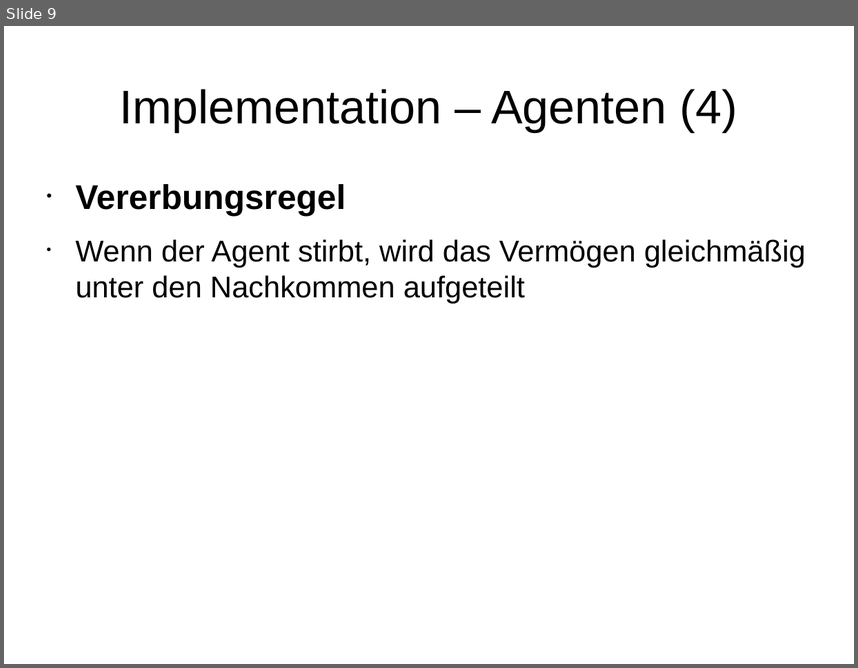
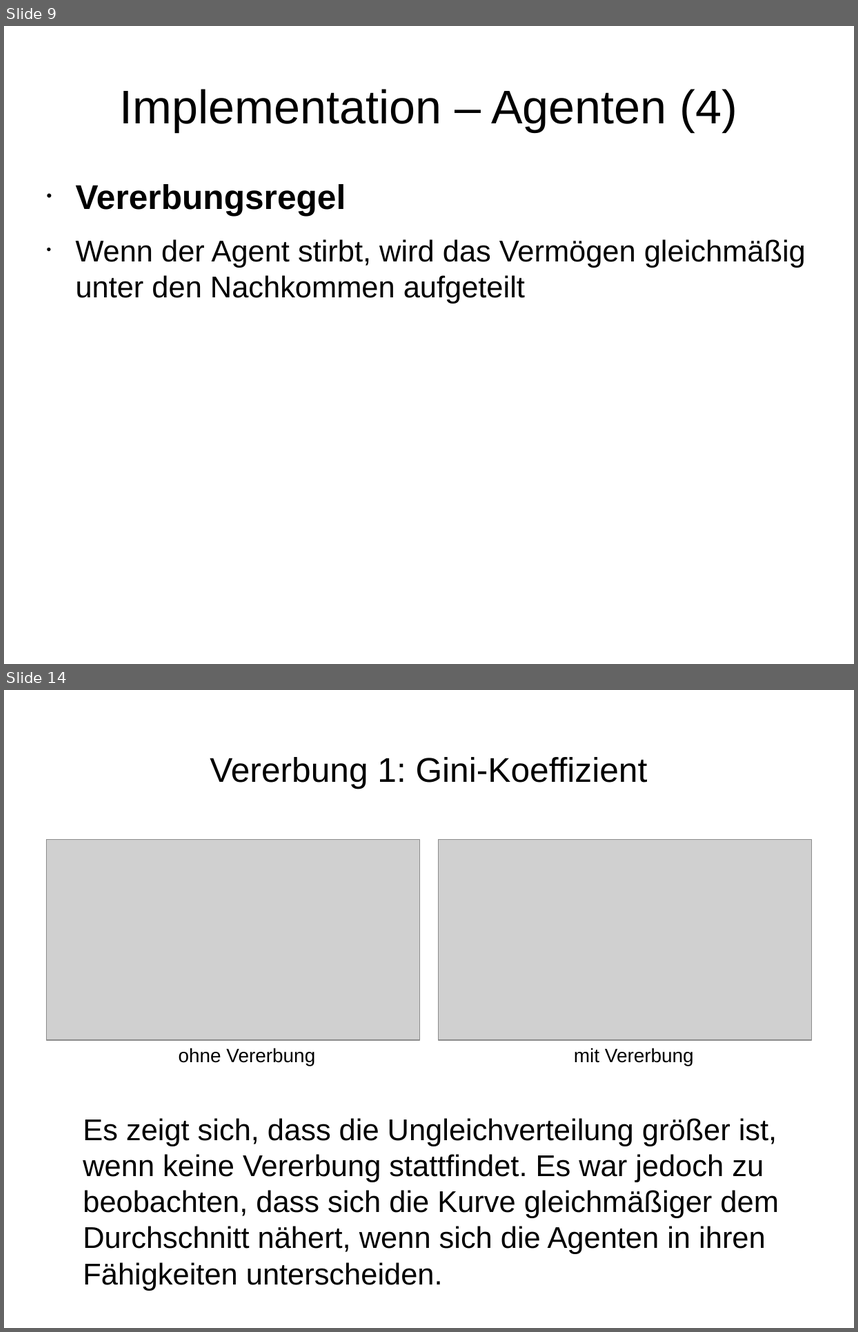
Before and after one commit to wsmirnow/Sugarscape, a slide deck: Presentation/Presentation.odp. Shown one above the other, each under a label of ours: slide 9 before the commit, slides 9 and 14 after it; the slides between them are not shown. The pictures are 858x668 and 858x1332 pixels, drawn with LibreOffice and Linux fonts; fonts in the diff are those of the drawing; grey boxes stand for pictures. Boxes give left, top, right and bottom in pixels: in the first picture for what was removed or moved away, otherwise in the second. Text is boxed around its words. In the diff, an @@ line names an element or a change of style, - is before the commit and + after.

```diff
--- a/Presentation/Presentation.odp
+++ b/Presentation/Presentation.odp
@@ slide 14 added at (4,690,854,1328), background #FFFFFF @@
@@ title added at (210,757,648,789), 32 pt, text #000000 @@
+Vererbung 1: Gini-Koeffizient
@@ picture added at (46,839,420,1039) @@
@@ picture added at (438,839,812,1039) @@
@@ text added at (179,1047,315,1065), 18 pt, text #000000 @@
+ohne Vererbung
@@ text added at (574,1047,694,1065), 18 pt, text #000000 @@
+mit Vererbung
@@ text added at (83,1118,779,1254), 28 pt, text #000000 @@
+Es zeigt sich, dass die Ungleichverteilung größer ist, wenn keine Vererbung stattfindet. Es war jedoch zu beobachten, dass sich die Kurve gleichmäßiger dem Durchschnitt nähert, wenn sich die Agenten in ihren Fähigkeiten unterscheiden.
```
Also in this commit, not shown: 9 other slides added.
